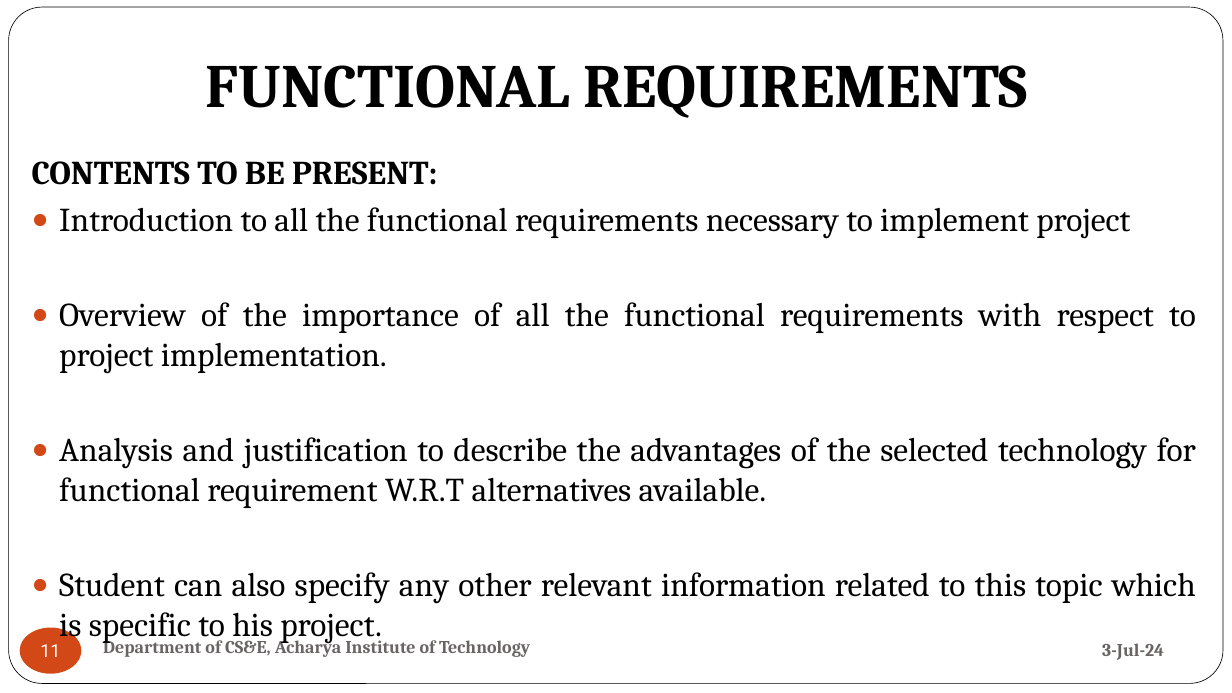
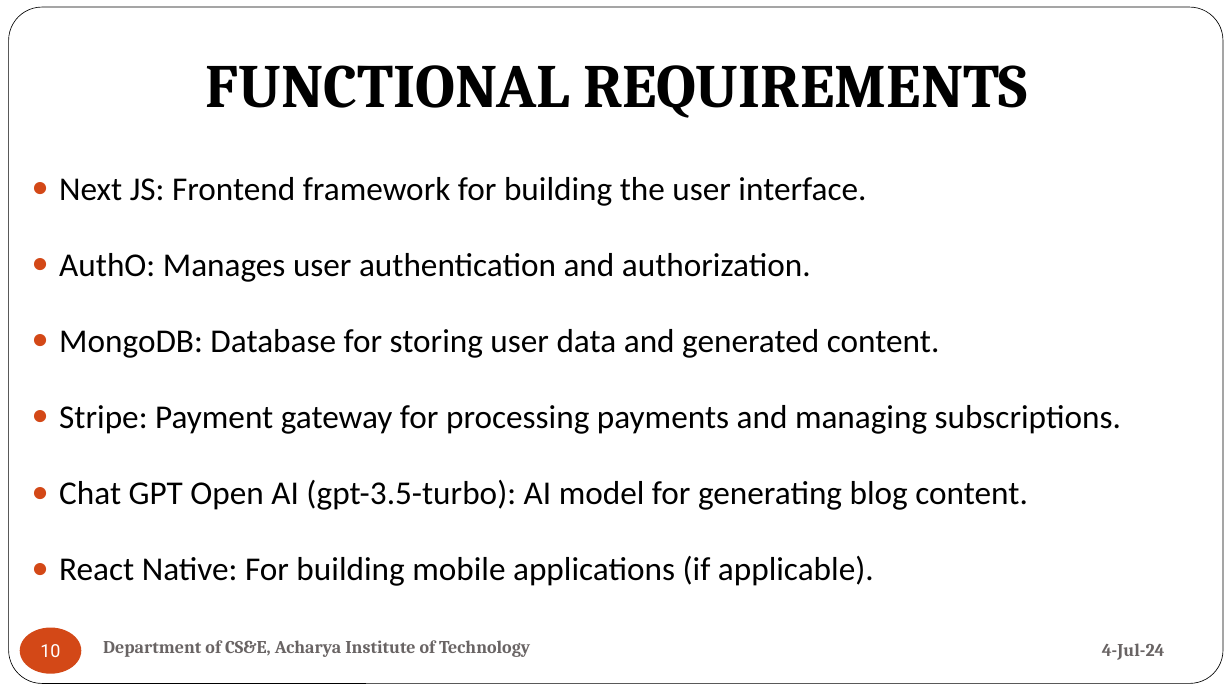
Before and after one commit to Anish202020/6th-Semester, a slide deck: slide 10 of Report and PPT/Major Mini Project/Miniproject.pptx (slide 11 before the commit). Drawn at 1232x693 pixels with LibreOffice and Linux fonts; fonts in the diff are those of the drawing. Boxes give left, top, right and bottom in pixels: in the first picture for what was removed or moved away, otherwise in the second. Text is boxed around its words. In the diff, an @@ line names an element or a change of style, - is before the commit and + after.

```diff
--- a/Report and PPT/Major Mini Project/Miniproject.pptx
+++ b/Report and PPT/Major Mini Project/Miniproject.pptx
@@ text at [59,177,1121,586]: text changed; size 26 to 25.9 pt; font Cambria to Calibri @@
-CONTENTS TO BE PRESENT:
-● Introduction to all the functional requirements necessary to implement project
-● Overview of the importance of all the functional requirements with respect to project implementation.
-● Analysis and justification to describe the advantages of the selected technology for functional requirement W.R.T alternatives available.
-● Student can also specify any other relevant information related to this topic which is specific to his project.
+● Next JS: Frontend framework for building the user interface.
+● AuthO: Manages user authentication and authorization.
+● MongoDB: Database for storing user data and generated content.
+● Stripe: Payment gateway for processing payments and managing subscriptions.
+● Chat GPT Open AI (gpt-3.5-turbo): AI model for generating blog content.
+● React Native: For building mobile applications (if applicable).
@@ page number at [40,644,60,657]: text changed @@
-11
+10
@@ text at [1102,643,1165,660]: text changed @@
-3-Jul-24
+4-Jul-24
```
Also in this commit, not shown: 8 other slides changed, 1 slide added, 9 slides removed, 11 other files.
